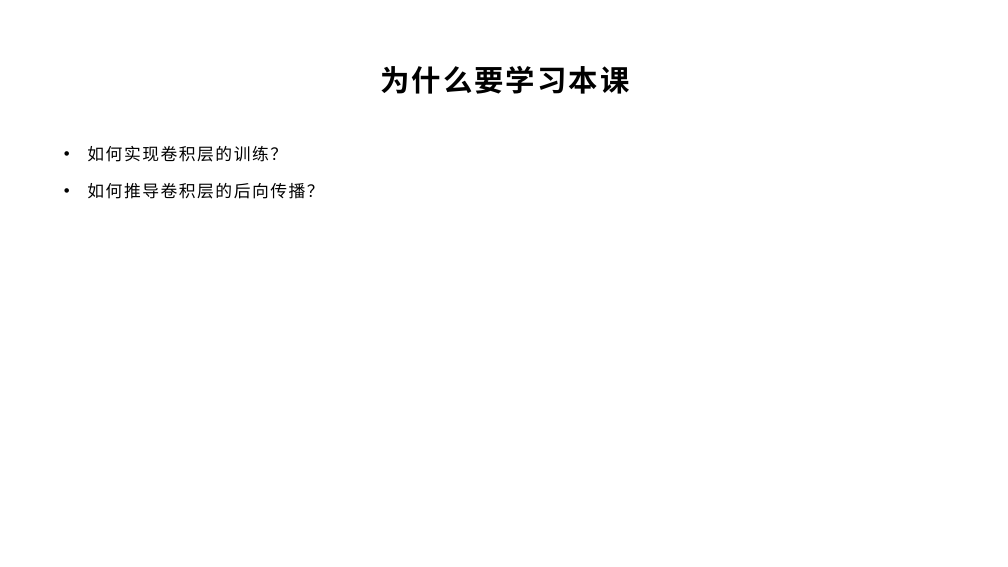
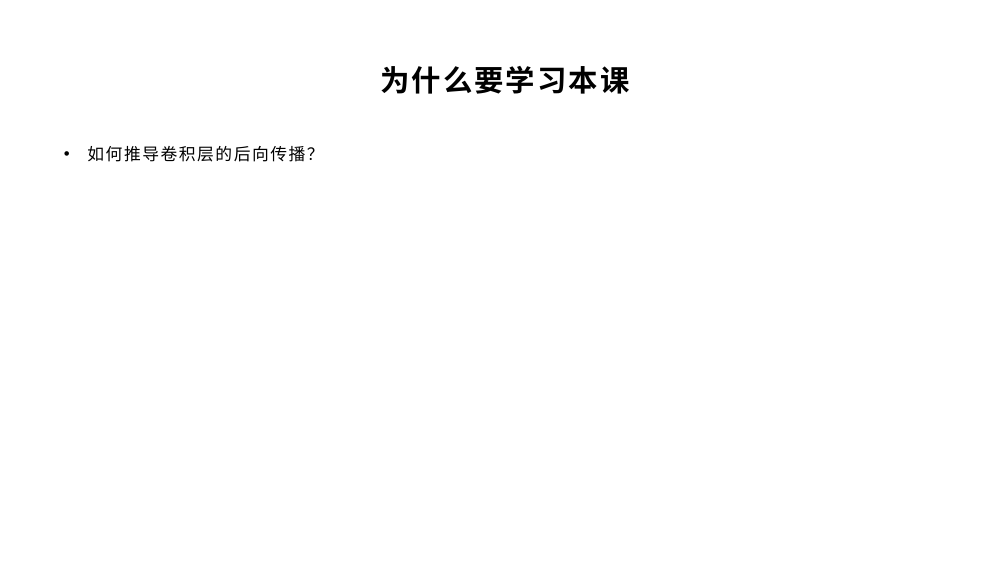
Before and after one commit to yyc-git/DeepLearningEdu, a slide deck: slide 6 of lessons/10_conv_layer_backward/ppt/卷积层的后向传播推导.pptx. Drawn at 1008x567 pixels with LibreOffice and Linux fonts; fonts in the diff are those of the drawing; background and template pictures are left out. Boxes give left, top, right and bottom in pixels: in the first picture for what was removed or moved away, otherwise in the second. Text is boxed around its words. In the diff, an @@ line names an element or a change of style, - is before the commit and + after.

```diff
--- a/lessons/10_conv_layer_backward/ppt/卷积层的后向传播推导.pptx
+++ b/lessons/10_conv_layer_backward/ppt/卷积层的后向传播推导.pptx
@@ text at (x1=87, y1=146, x2=287, y2=162): paragraph removed @@
-• 如何实现卷积层的训练？
```
Also in this commit, not shown: 8 other slides changed, 1 slide added, 1 other file.
